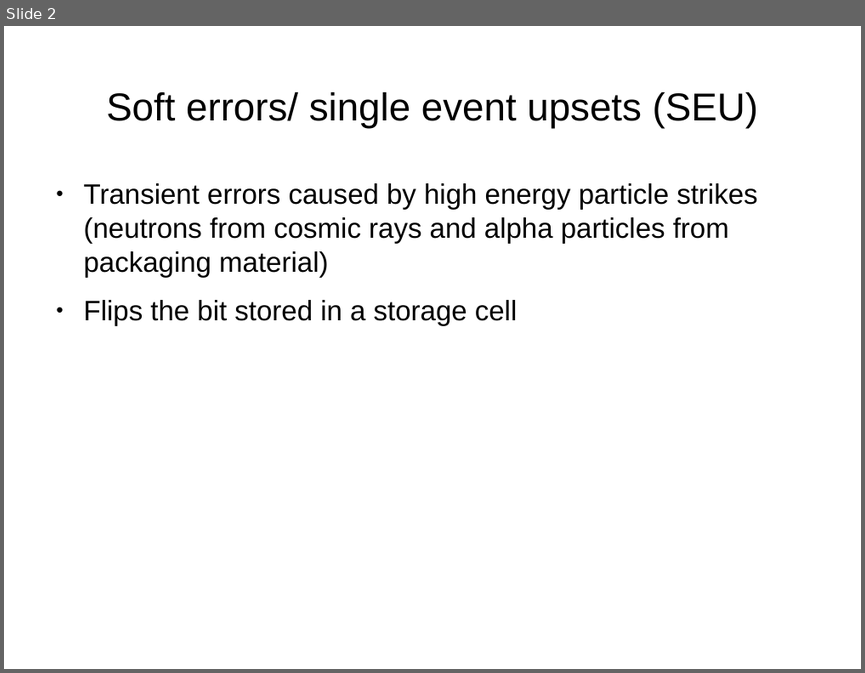
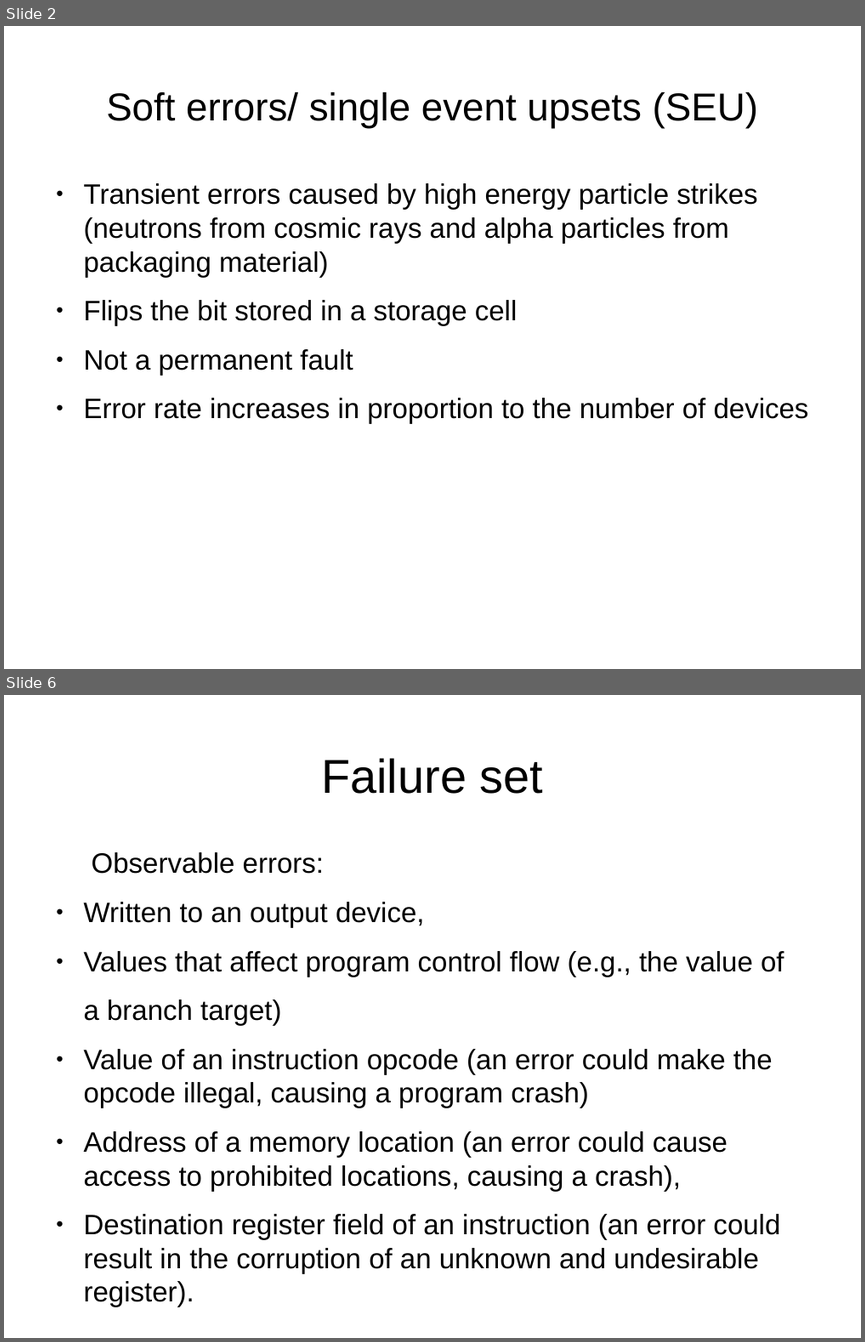
Before and after one commit to nandithaec/c-code-project, a slide deck: report/softerrors.odp. Shown one above the other, each under a label of ours: slide 2 before the commit, slides 2 and 6 after it; the slides between them are not shown. The pictures are 865x673 and 865x1342 pixels, drawn with LibreOffice and Linux fonts; fonts in the diff are those of the drawing. Boxes give left, top, right and bottom in pixels: in the first picture for what was removed or moved away, otherwise in the second. Text is boxed around its words. In the diff, an @@ line names an element or a change of style, - is before the commit and + after.

Commit message:
Report except results

```diff
--- a/report/softerrors.odp
+++ b/report/softerrors.odp
@@ slide 6 added at <box>4,695,861,1338</box>, background #FFFFFF @@
@@ title added at <box>321,758,543,794</box>, 44 pt, text #000000 @@
+Failure set
@@ text added at <box>84,852,783,1273</box>, 26 pt, text #000000 @@
+Observable errors:
+● Written to an output device,
+● Values that affect program control flow (e.g., the value of
+a branch target)
+● Value of an instruction opcode (an error could make the opcode illegal, causing a program crash)
+● Address of a memory location (an error could cause access to prohibited locations, causing a crash),
+● Destination register field of an instruction (an error could result in the corruption of an unknown and undesirable register).
@@ slide 2 changed as well @@
@@ text at <box>84,349,809,424</box>: paragraphs added @@
+● Not a permanent fault
+● Error rate increases in proportion to the number of devices
```
Also in this commit, not shown: 2 other slides changed, 7 other slides added, 1 slide removed, 2 other files.
